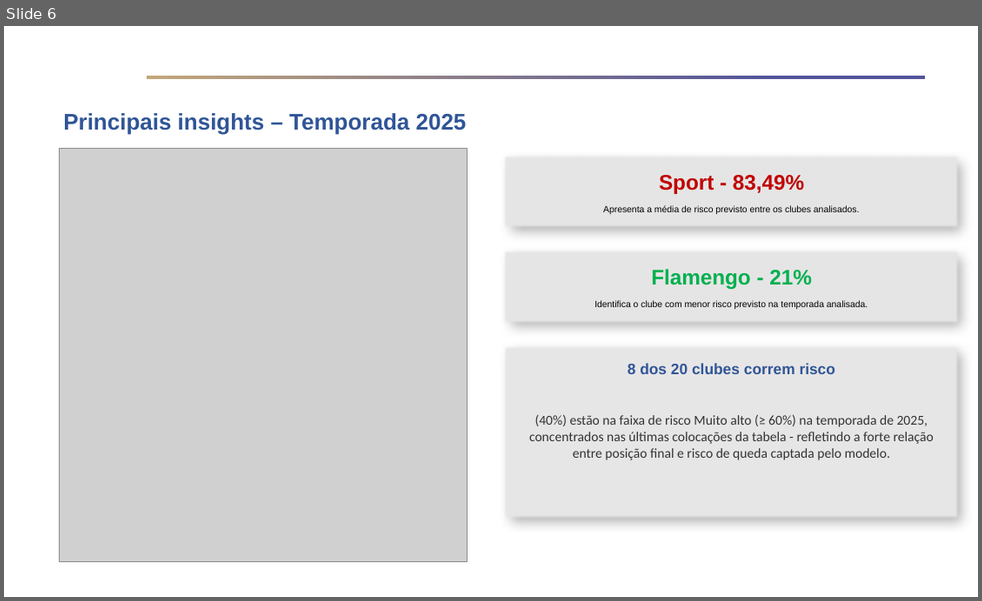
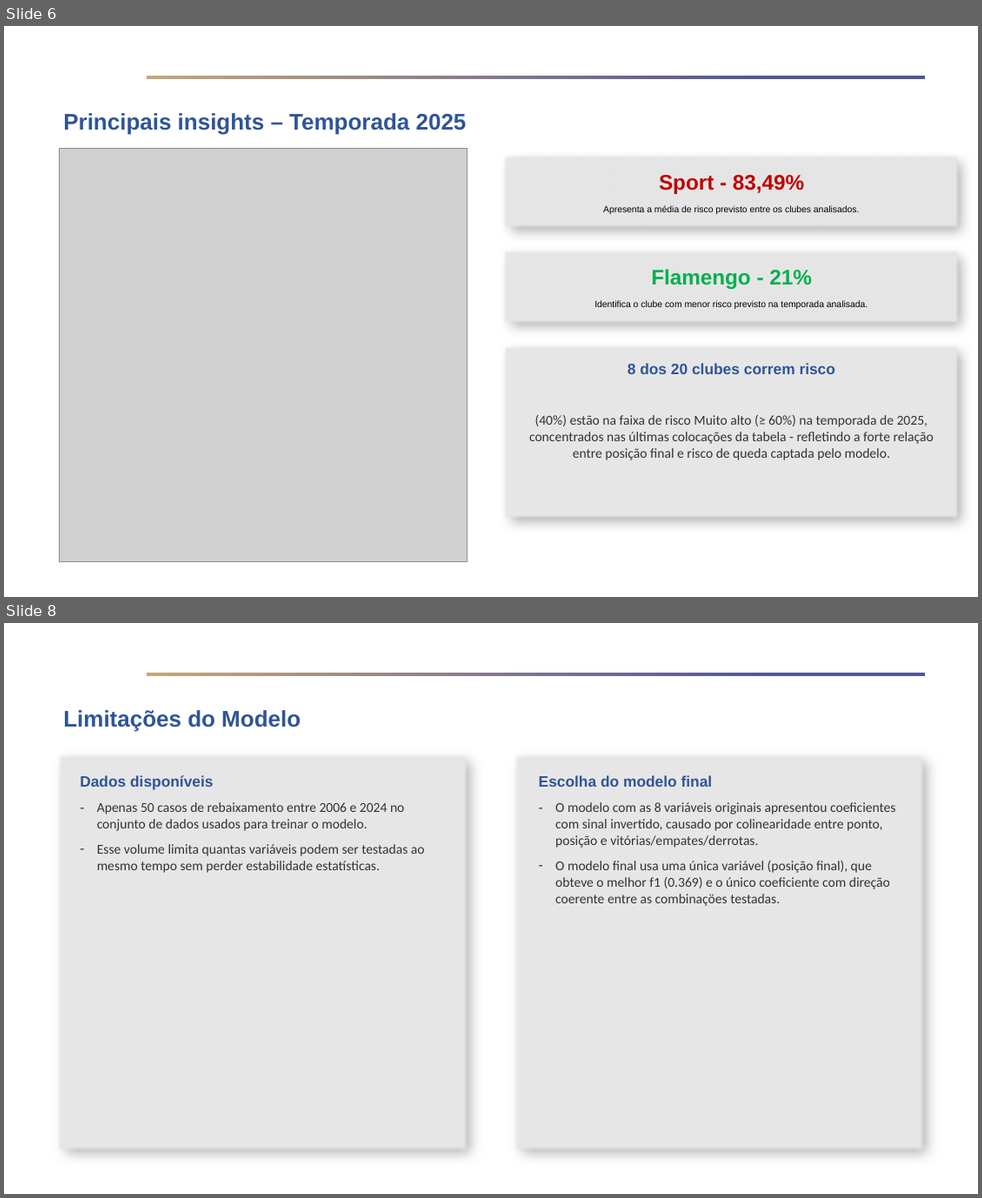
Before and after one commit to FelipePinheiro964/Projeto-Em-Business-Intelligence-e-Analytics, a slide deck: docs/Template - Fase 2 - Apresentação Executiva - Projeto em Business Intelligence e Analytics.pptx. Shown one above the other, each under a label of ours: slide 6 before the commit, slides 6 and 8 after it; the slides between them are not shown. The pictures are 982x601 and 982x1198 pixels, drawn with LibreOffice and Linux fonts; fonts in the diff are those of the drawing; grey boxes stand for pictures; background and template pictures are left out. Boxes give left, top, right and bottom in pixels: in the first picture for what was removed or moved away, otherwise in the second. Text is boxed around its words. In the diff, an @@ line names an element or a change of style, - is before the commit and + after.

Commit message:
feat: slide 8 - explicações sobre limitacoes do modelo

```diff
--- a/docs/Template - Fase 2 - Apresentação Executiva - Projeto em Business Intelligence e Analytics.pptx
+++ b/docs/Template - Fase 2 - Apresentação Executiva - Projeto em Business Intelligence e Analytics.pptx
@@ slide 8 added at (4, 623, 978, 1194), background #FFFFFF; not listed: 1 template element that a slide beside it also shows @@
@@ text added at (63, 710, 301, 732), 30 pt, text #2F5597, bold @@
+Limitações do Modelo
@@ rectangle added at (58, 753, 468, 1150), fill #E7E6E6 @@
@@ text added at (80, 775, 425, 873), 18 pt, text #333333 @@
+Dados disponíveis
+– Apenas 50 casos de rebaixamento entre 2006 e 2024 no conjunto de dados usados para treinar o modelo.
+– Esse volume limita quantas variáveis podem ser testadas ao mesmo tempo sem perder estabilidade estatísticas.
@@ rectangle added at (514, 753, 924, 1150), fill #E7E6E6 @@
@@ text added at (539, 775, 896, 906), 18 pt, text #333333 @@
+Escolha do modelo final
+– O modelo com as 8 variáveis originais apresentou coeficientes com sinal invertido, causado por colinearidade entre ponto, posição e vitórias/empates/derrotas.
+– O modelo final usa uma única variável (posição final), que obteve o melhor f1 (0.369) e o único coeficiente com direção coerente entre as combinaçöes testadas.
```
Also in this commit, not shown: 1 slide changed.
